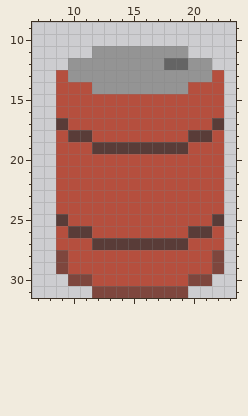
Pixel-art sprite, stored at Images/Fuel/Barrel.png. This is how it looked before the edit.
The file is 32x32 pixels. Shown: x 7..23, y 9..31.
After:
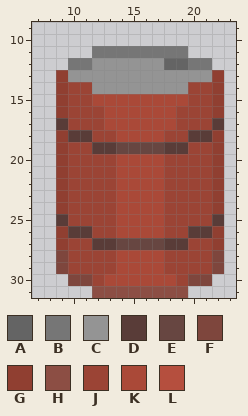
Palette (. is transparent): A #646464  B #767676  C #949494  D #593c38  E #674641  F #7e463d  G #903f31  H #8c4e44  J #9b4435  K #aa4938  L #b54f3e
Difference:
@@ x 7..23 @@
 10 .................
-11 .....CCCCCCCC....
-12 ...CCCCCCCCAACC..
-13 ..LCCCCCCCCCCCCL.
-14 ..LLLCCCCCCCCLLL.
-15 ..LLLLLLLLLLLLLL.
-16 ..LLLLLLLLLLLLLL.
-17 ..DLLLLLLLLLLLLD.
-18 ..LDDLLLLLLLLDDL.
-19 ..LLLDDDDDDDDLLL.
-20 ..LLLLLLLLLLLLLL.
-21 ..LLLLLLLLLLLLLL.
-22 ..LLLLLLLLLLLLLL.
-23 ..LLLLLLLLLLLLLL.
-24 ..LLLLLLLLLLLLLL.
-25 ..DLLLLLLLLLLLLD.
-26 ..LDDLLLLLLLLDDL.
-27 ..LLLDDDDDDDDLLL.
-28 ..FLLLLLLLLLLLLF.
-29 ..FLLLLLLLLLLLLF.
-30 ...FFLLLLLLLLFF..
-31 .....FFFFFFFF....
+11 .....BBBBBBBB....
+12 ...BBCCCCCCAABB..
+13 ..GCCCCCCCCCCCCG.
+14 ..GJJCCCCCCCCJJG.
+15 ..GJJKKKKKKKKJJG.
+16 ..GJJJKKKKKKJJJG.
+17 ..DJJJKKKKKKJJJD.
+18 ..GDDJJKKKKJJDDG.
+19 ..GJJDDEEEEDDJJG.
+20 ..GJJJJKKKKJJJJG.
+21 ..GJJJJKKKKJJJJG.
+22 ..GJJJJKKKKJJJJG.
+23 ..GJJJJKKKKJJJJG.
+24 ..GJJJJKKKKJJJJG.
+25 ..DJJJJKKKKJJJJD.
+26 ..GDDJJKKKKJJDDG.
+27 ..GJJDDEEEEDDJJG.
+28 ..FJJJJKKKKJJJJF.
+29 ..FJJJJKKKKJJJJF.
+30 ...FFJKKKKKKJFF..
+31 .....HHHHHHHH....
Boxes around the changes in both pictures, in picture pixels (x1, y1, x2, y2):
changed: (56, 46, 224, 298)
